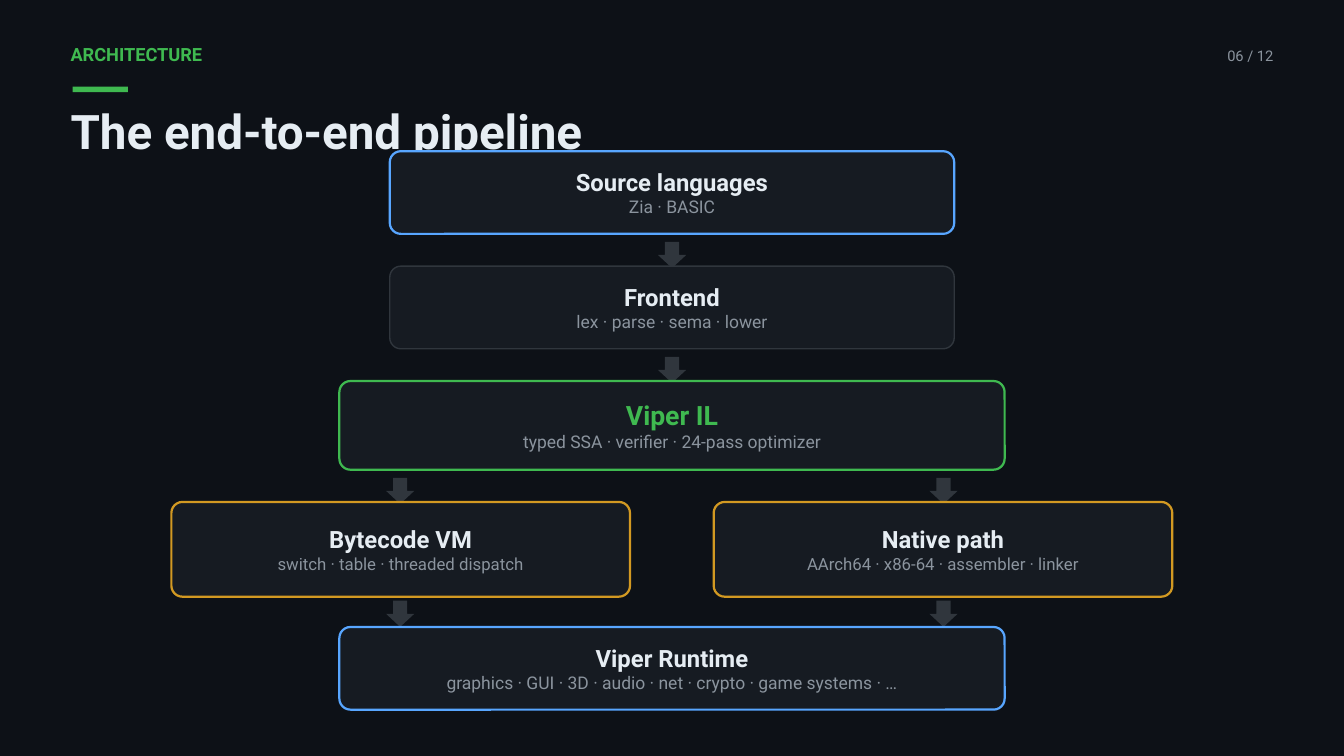
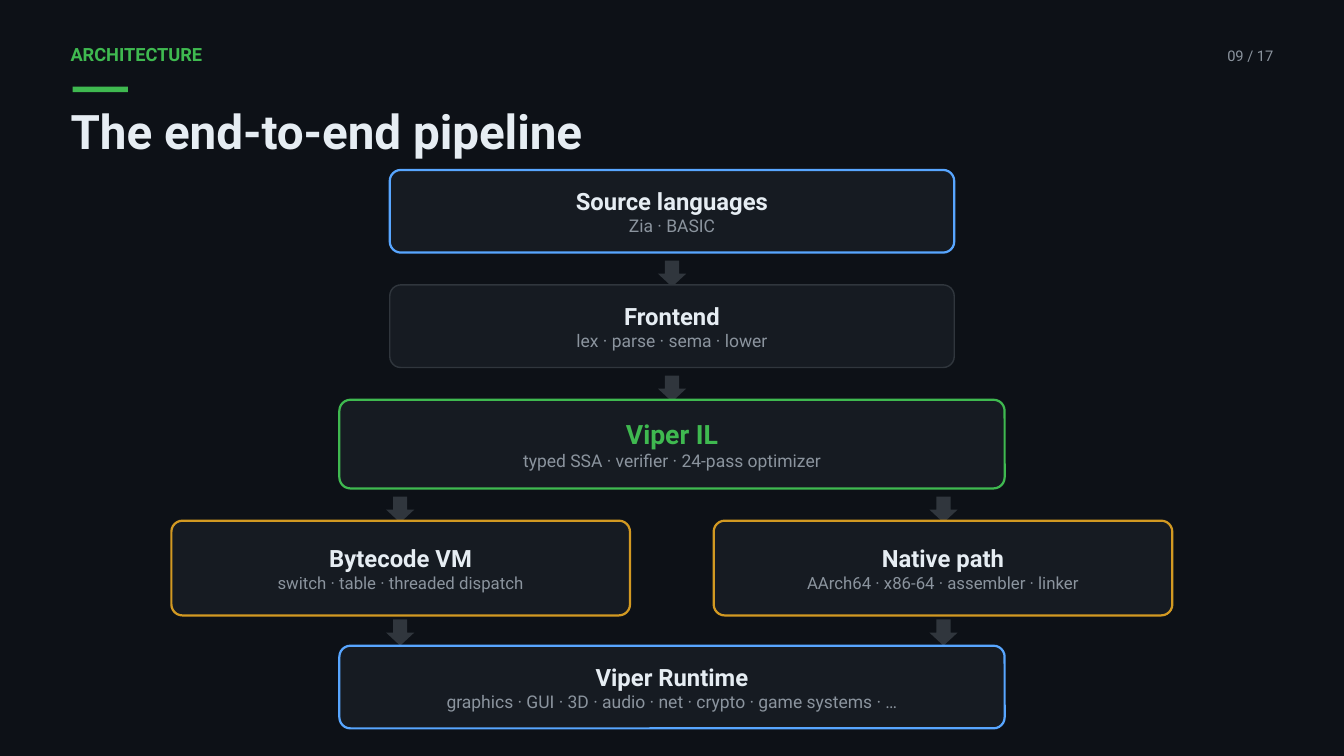
Before and after one commit to splanck/viper, a slide deck: slide 9 of misc/presentation/Viper_Intro_Revised.pptx (slide 6 before the commit). Drawn at 1344x756 pixels with LibreOffice and Linux fonts; fonts in the diff are those of the drawing. Boxes give left, top, right and bottom in pixels: in the first picture for what was removed or moved away, otherwise in the second. Text is boxed around its words. In the diff, an @@ line names an element or a change of style, - is before the commit and + after.

```diff
--- a/misc/presentation/Viper_Intro_Revised.pptx
+++ b/misc/presentation/Viper_Intro_Revised.pptx
@@ text at bbox=[1227, 50, 1273, 61]: text changed @@
-06 / 12
+09 / 17
@@ 6 rounded rectangles, 6 down arrows: place and size @@
-6 rounded rectangles, 6 down arrows at bbox=[171, 151, 1173, 710]
+6 rounded rectangles, 6 down arrows at bbox=[171, 170, 1173, 729]
```
Also in this commit, not shown: 10 other slides changed, 5 slides added, 17 other files.
